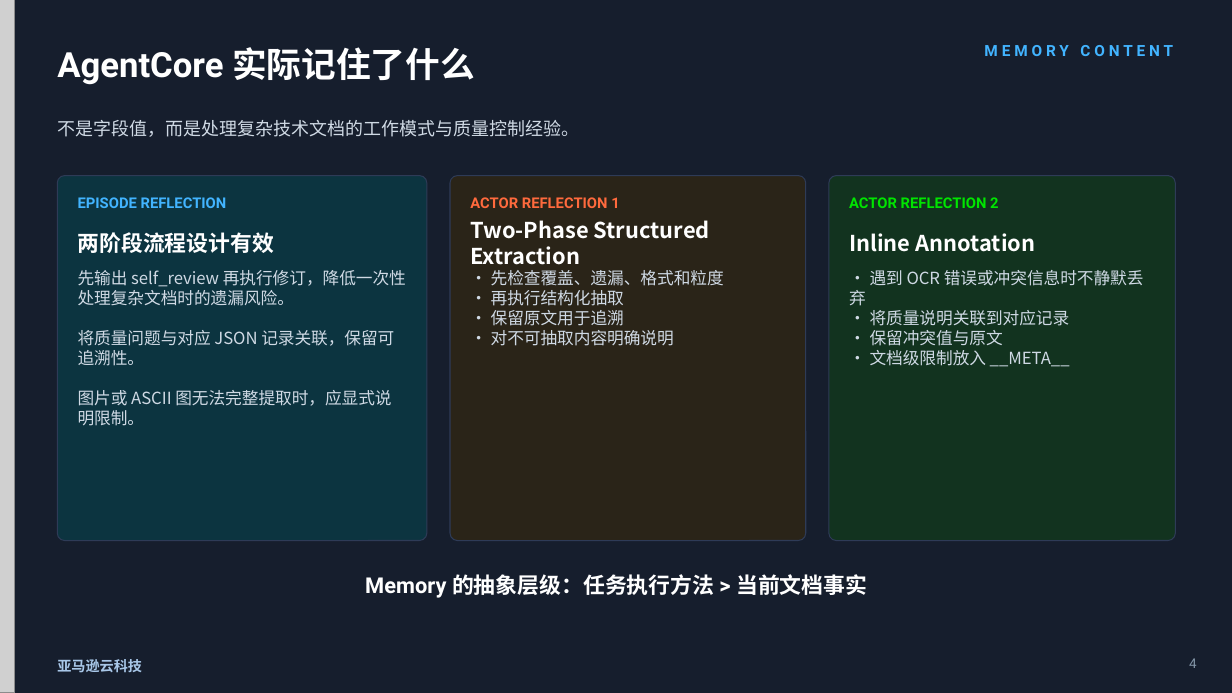
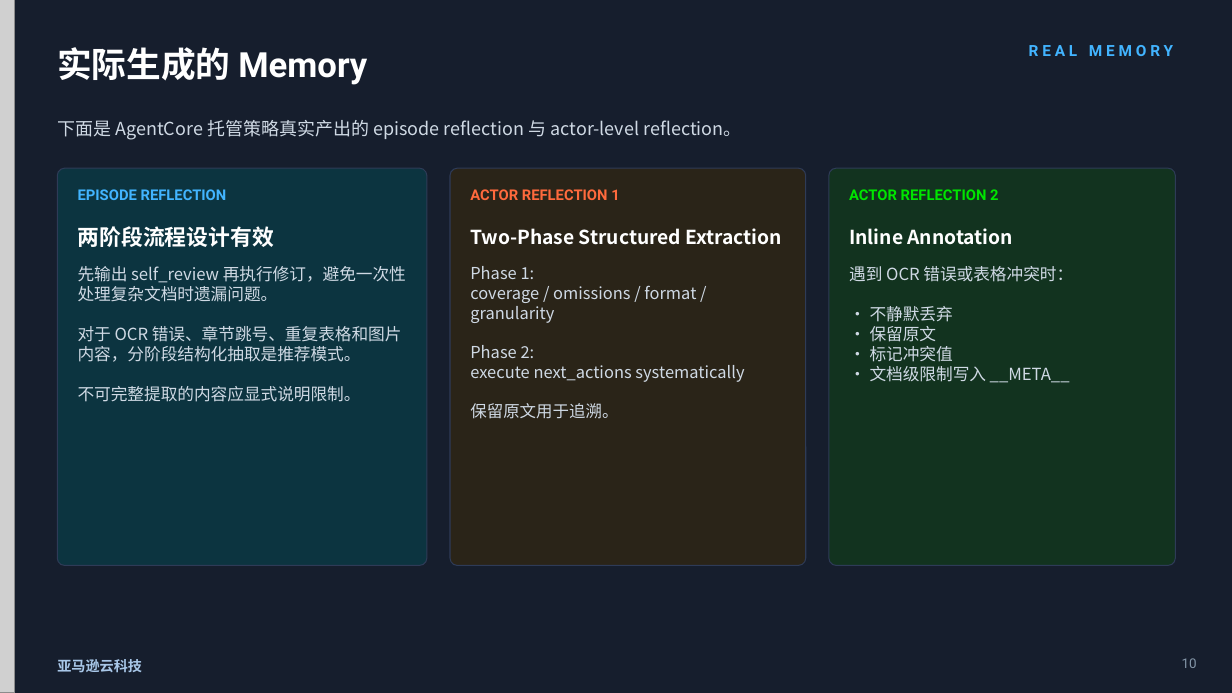
Before and after one commit to dashjim/agentcore-memory-loop, a slide deck: slide 10 of docs/记忆能让Agent越跑越好吗-V3.pptx (slide 4 before the commit). Drawn at 1232x693 pixels with LibreOffice and Linux fonts; fonts in the diff are those of the drawing; grey boxes stand for pictures. Boxes give left, top, right and bottom in pixels: in the first picture for what was removed or moved away, otherwise in the second. Text is boxed around its words. In the diff, an @@ line names an element or a change of style, - is before the commit and + after.

```diff
--- a/docs/记忆能让Agent越跑越好吗-V3.pptx
+++ b/docs/记忆能让Agent越跑越好吗-V3.pptx
@@ text at [57,47,367,85]: text changed @@
-AgentCore 实际记住了什么
+实际生成的 Memory
@@ text at [1029,45,1173,56]: text changed @@
-MEMORY CONTENT
+REAL MEMORY
@@ text at [57,120,742,140]: text changed @@
-不是字段值，而是处理复杂技术文档的工作模式与质量控制经验。
+下面是 AgentCore 托管策略真实产出的 episode reflection 与 actor-level reflection。
@@ rounded rectangle: place and size @@
-rounded rectangle at [57,176,427,541]
+rounded rectangle at [57,168,427,566]
@@ rounded rectangle: place and size @@
-rounded rectangle at [450,176,806,541]
+rounded rectangle at [450,168,806,566]
@@ rounded rectangle: place and size @@
-rounded rectangle at [829,176,1176,541]
+rounded rectangle at [829,168,1176,566]
@@ 5 texts: place and size @@
-5 texts at [78,197,998,271]
+5 texts at [78,189,998,247]
@@ text "Two-Phase Structured Extraction" at [470,228,782,245]: size 17 to 15 pt @@
@@ text "Inline Annotation" at [849,228,1014,245]: size 17 to 15 pt @@
@@ text at [78,266,406,402]: text changed @@
-先输出 self_review 再执行修订，降低一次性处理复杂文档时的遗漏风险。
-将质量问题与对应 JSON 记录关联，保留可追溯性。
-图片或 ASCII 图无法完整提取时，应显式说明限制。
+先输出 self_review 再执行修订，避免一次性处理复杂文档时遗漏问题。
+对于 OCR 错误、章节跳号、重复表格和图片内容，分阶段结构化抽取是推荐模式。
+不可完整提取的内容应显式说明限制。
@@ text at [470,266,744,419]: text changed; size 13 to 12.8 pt @@
-· 先检查覆盖、遗漏、格式和粒度
-· 再执行结构化抽取
-· 保留原文用于追溯
-· 对不可抽取内容明确说明
+Phase 1:
+coverage / omissions / format / granularity
+Phase 2:
+execute next_actions systematically
+保留原文用于追溯。
@@ text at [849,266,1073,383]: text changed @@
-· 遇到 OCR 错误或冲突信息时不静默丢弃
-· 将质量说明关联到对应记录
-· 保留冲突值与原文
-· 文档级限制放入 __META__
+遇到 OCR 错误或表格冲突时：
+· 不静默丢弃
+· 保留原文
+· 标记冲突值
+· 文档级限制写入 __META__
@@ text removed at [365,574,867,598] @@
-Memory 的抽象层级：任务执行方法 > 当前文档事实
@@ text at [1182,658,1197,668]: text changed @@
-4
+10
```
Also in this commit, not shown: 1 other slide changed, 12 slides added, 6 slides removed, 2 other files.
